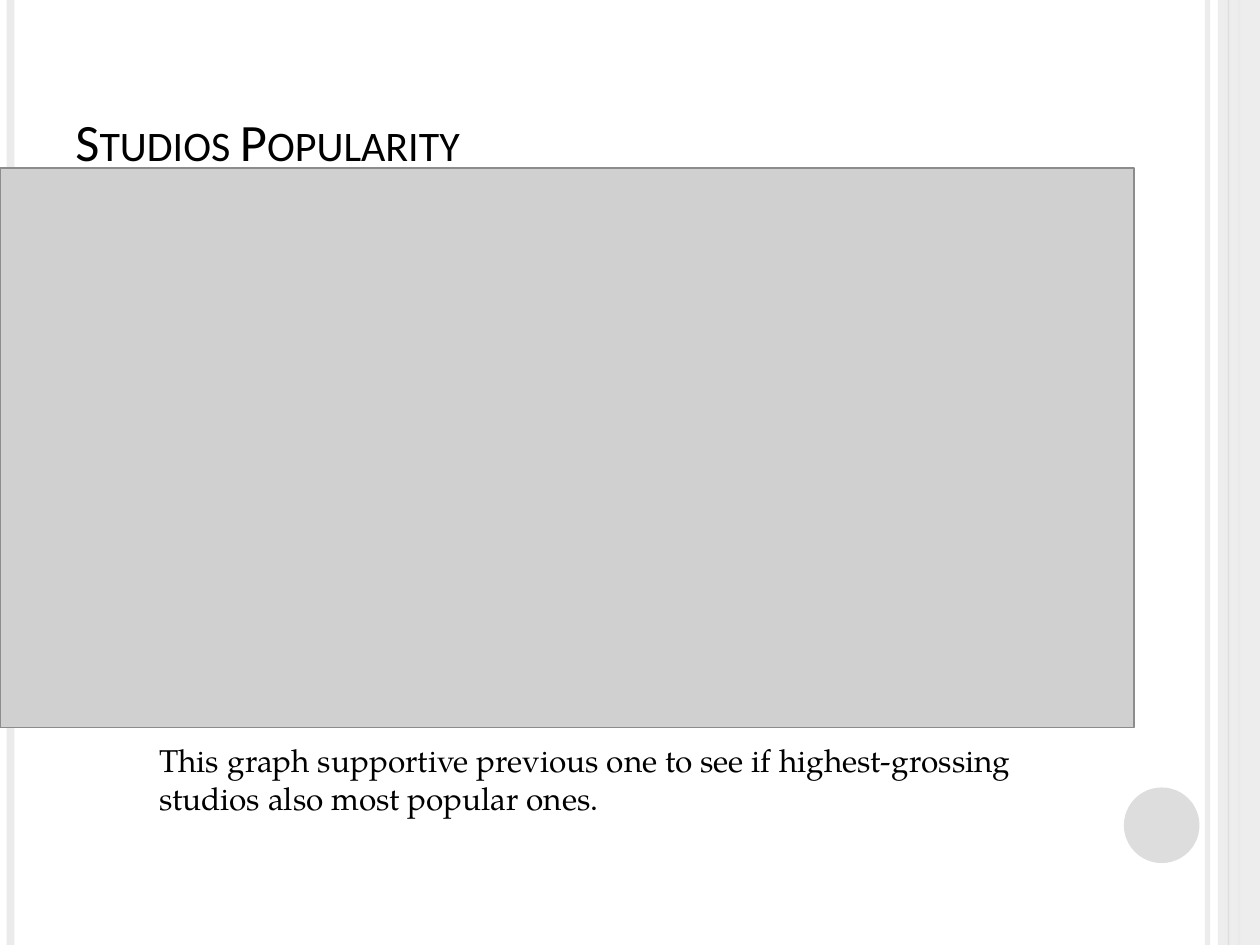
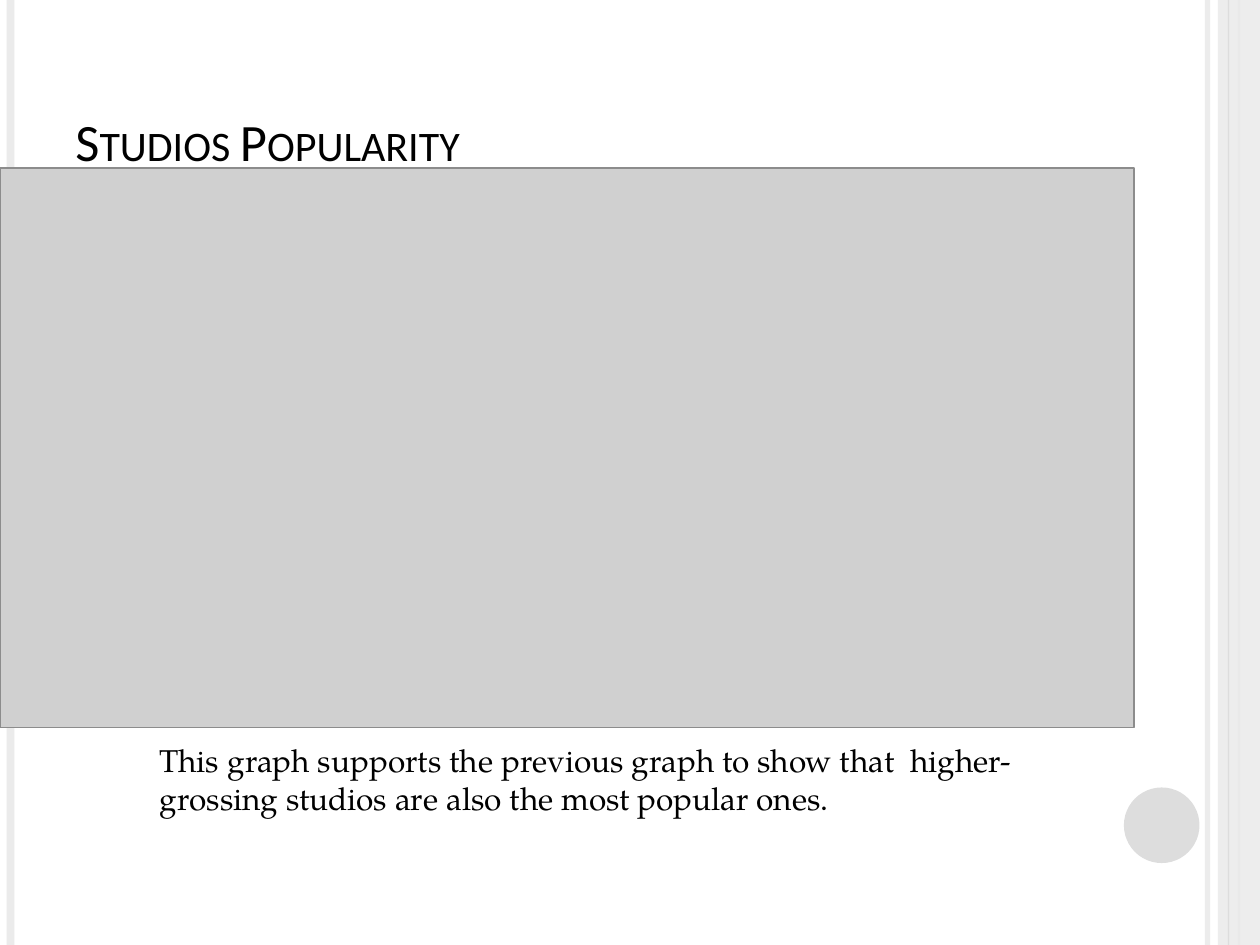
Before and after one commit to artificial126/dsc-phase-1-project, a slide deck: slide 5 of IMDB Movie Analyze.pptx. Drawn at 1260x945 pixels with LibreOffice and Linux fonts; fonts in the diff are those of the drawing; grey boxes stand for pictures. Boxes give left, top, right and bottom in pixels: in the first picture for what was removed or moved away, otherwise in the second. Text is boxed around its words. In the diff, an @@ line names an element or a change of style, - is before the commit and + after.

```diff
--- a/IMDB Movie Analyze.pptx
+++ b/IMDB Movie Analyze.pptx
@@ text at box(159, 749, 1010, 819): text changed @@
-This graph supportive previous one to see if highest-grossing studios also most popular ones.
+This graph supports the previous graph to show that higher-grossing studios are also the most popular ones.
```
Also in this commit, not shown: 2 slides added, 2 slides removed, 3 other files.
